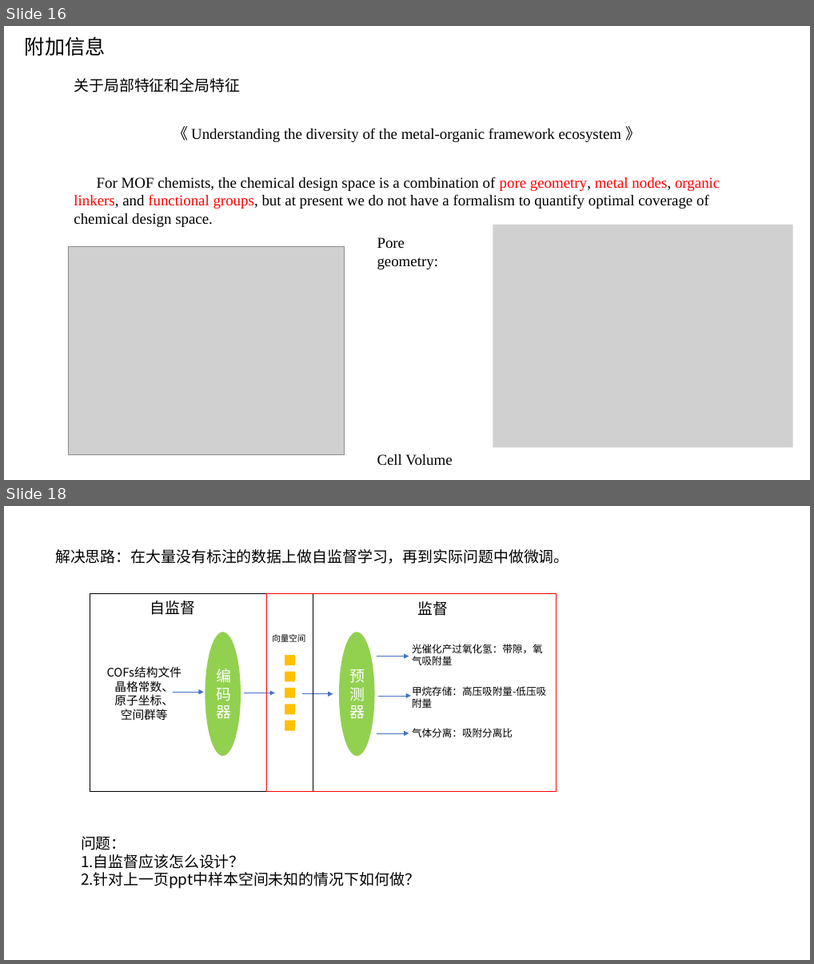
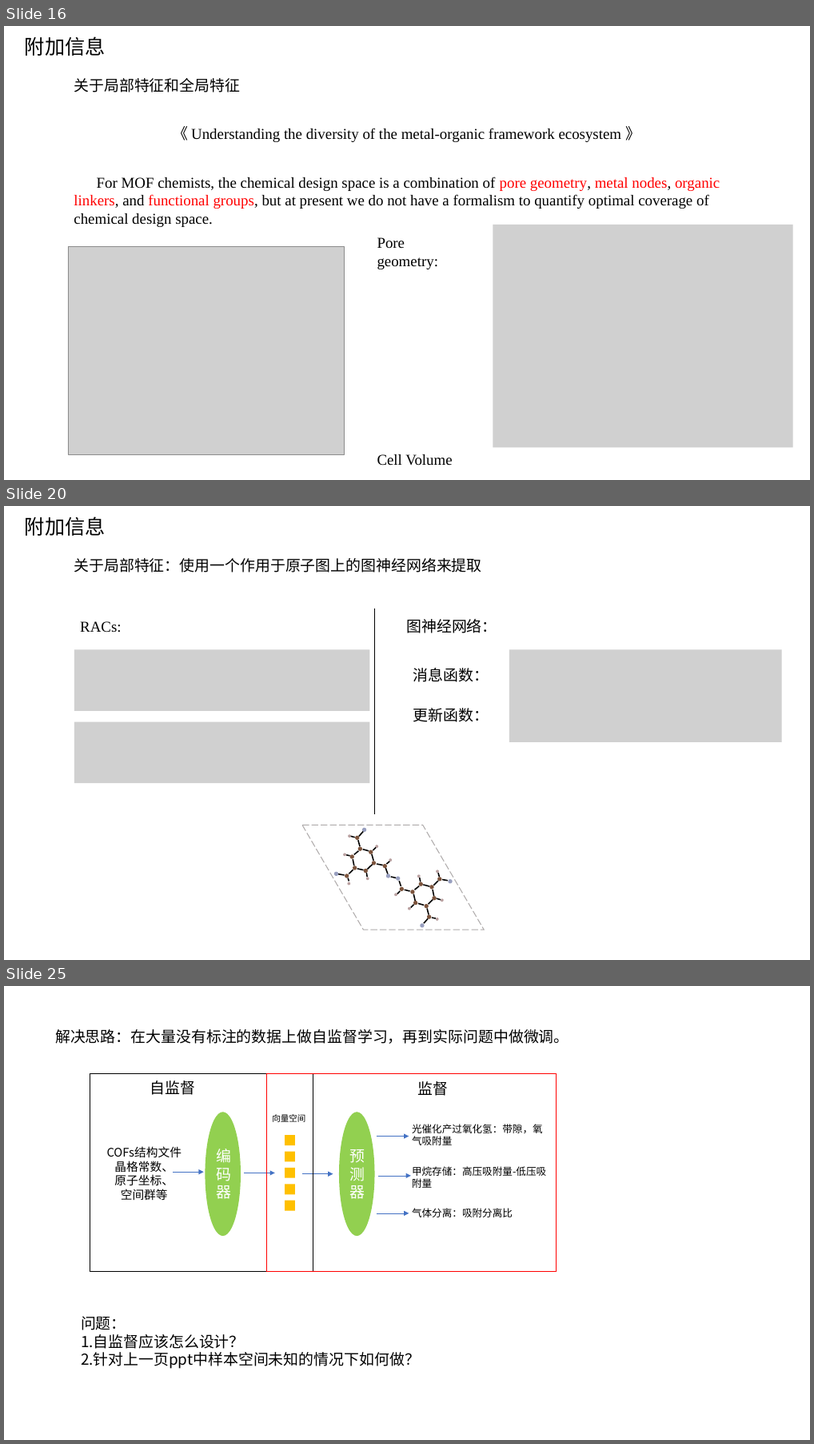
Before and after one commit to TheBestOrNothing-gwh/weekly, a slide deck: COFs属性预测.pptx. Shown one above the other, each under a label of ours: slides 16 and 18 before the commit, slides 16, 20 and 25 after it; the slides between them are not shown. The pictures are 814x964 and 814x1444 pixels, drawn with LibreOffice and Linux fonts; fonts in the diff are those of the drawing; grey boxes stand for pictures. Boxes give left, top, right and bottom in pixels: in the first picture for what was removed or moved away, otherwise in the second. Text is boxed around its words. In the diff, an @@ line names an element or a change of style, - is before the commit and + after.

```diff
--- a/COFs属性预测.pptx
+++ b/COFs属性预测.pptx
@@ slide 20 added at box(4, 506, 810, 960), background #FFFFFF @@
@@ text added at box(25, 516, 106, 536), 24 pt, text #000000 @@
+附加信息
@@ text added at box(74, 558, 482, 572), 18 pt, text #000000 @@
+关于局部特征：使用一个作用于原子图上的图神经网络来提取
@@ text added at box(80, 621, 121, 632), 18 pt, text #000000 @@
+RACs:
@@ line added from (375, 608) to (375, 814), #000000 0.5 pt @@
@@ text added at box(406, 619, 497, 633), 18 pt, text #000000 @@
+图神经网络：
@@ picture added at box(74, 649, 370, 711) @@
@@ picture added at box(510, 649, 782, 742) @@
@@ text added at box(413, 668, 488, 682), 18 pt, text #000000 @@
+消息函数：
@@ text added at box(414, 708, 489, 722), 18 pt, text #000000 @@
+更新函数：
@@ picture added at box(74, 722, 370, 783) @@
@@ group added at box(302, 825, 484, 929): 37 lines, 36 ellipses, 1 parallelogram @@
@@ what was slide 18 is now slide 25 @@
```
Also in this commit, not shown: 1 slide changed, 6 other slides added.
